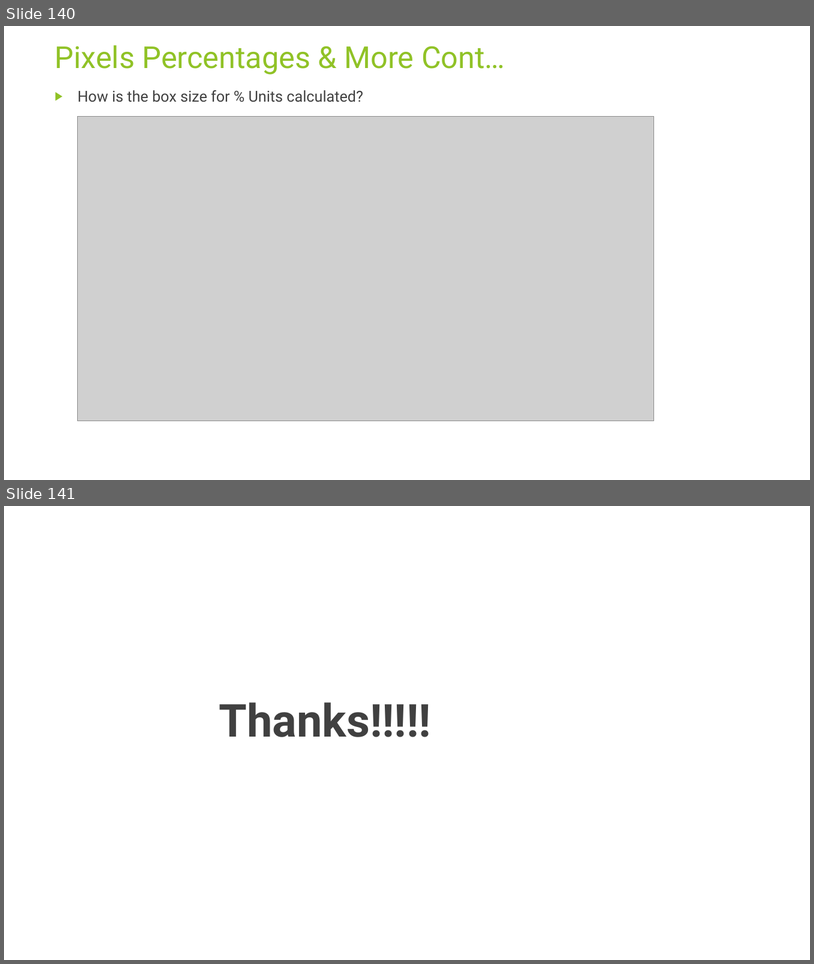
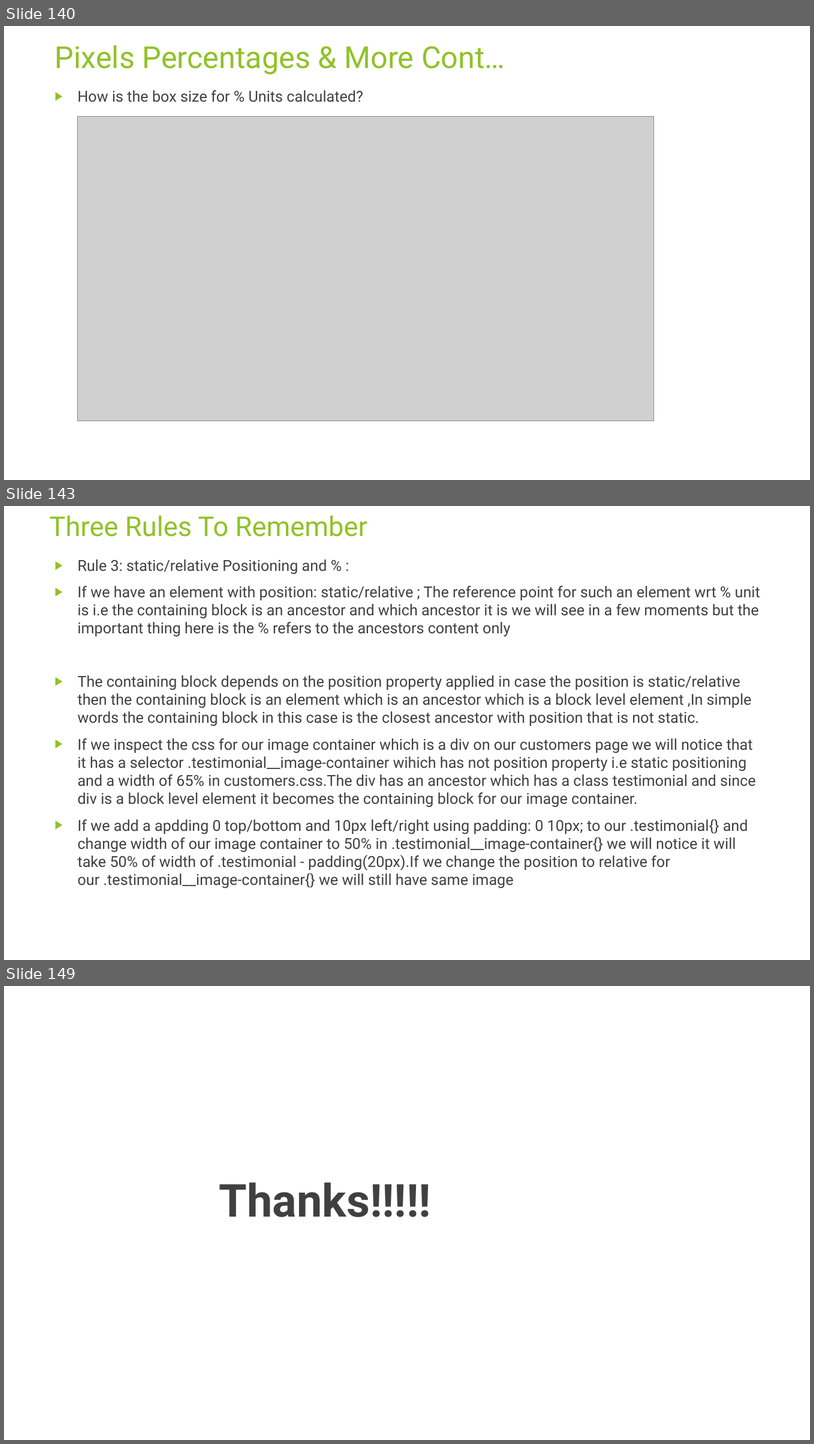
Before and after one commit to rudhrainfogain/CSS, a slide deck: PPT/Css-v8.pptx. Shown one above the other, each under a label of ours: slides 140 and 141 before the commit, slides 140, 143 and 149 after it; the slides between them are not shown. The pictures are 814x964 and 814x1444 pixels, drawn with LibreOffice and Linux fonts; fonts in the diff are those of the drawing; grey boxes stand for pictures. Boxes give left, top, right and bottom in pixels: in the first picture for what was removed or moved away, otherwise in the second. Text is boxed around its words. In the diff, an @@ line names an element or a change of style, - is before the commit and + after.

Commit message:
ThreeRulesToRemember

```diff
--- a/PPT/Css-v8.pptx
+++ b/PPT/Css-v8.pptx
@@ slide 143 added at [4,506,810,960], background #FFFFFF @@
@@ title added at [50,516,368,537], 32.4 pt, text #90C226 @@
+Three Rules To Remember
@@ text added at [78,559,761,888], 18 pt, text #404040 @@
+▶ Rule 3: static/relative Positioning and % :
+▶ If we have an element with position: static/relative ; The reference point for such an element wrt % unit is i.e the containing block is an ancestor and which ancestor it is we will see in a few moments but the important thing here is the % refers to the ancestors content only
+▶ The containing block depends on the position property applied in case the position is static/relative then the containing block is an element which is an ancestor which is a block level element ,In simple words the containing block in this case is the closest ancestor with position that is not static.
+▶ If we inspect the css for our image container which is a div on our customers page we will notice that it has a selector .testimonial__image-container wihich has not position property i.e static positioning and a width of 65% in customers.css.The div has an ancestor which has a class testimonial and since div is a block level element it becomes the containing block for our image container.
+▶ If we add a apdding 0 top/bottom and 10px left/right using padding: 0 10px; to our .testimonial{} and change width of our image container to 50% in .testimonial__image-container{} we will notice it will take 50% of width of .testimonial - padding(20px).If we change the position to relative for our .testimonial__image-container{} we will still have same image
@@ what was slide 141 is now slide 149 @@
```
Also in this commit, not shown: 7 other slides added, 4 other files.
